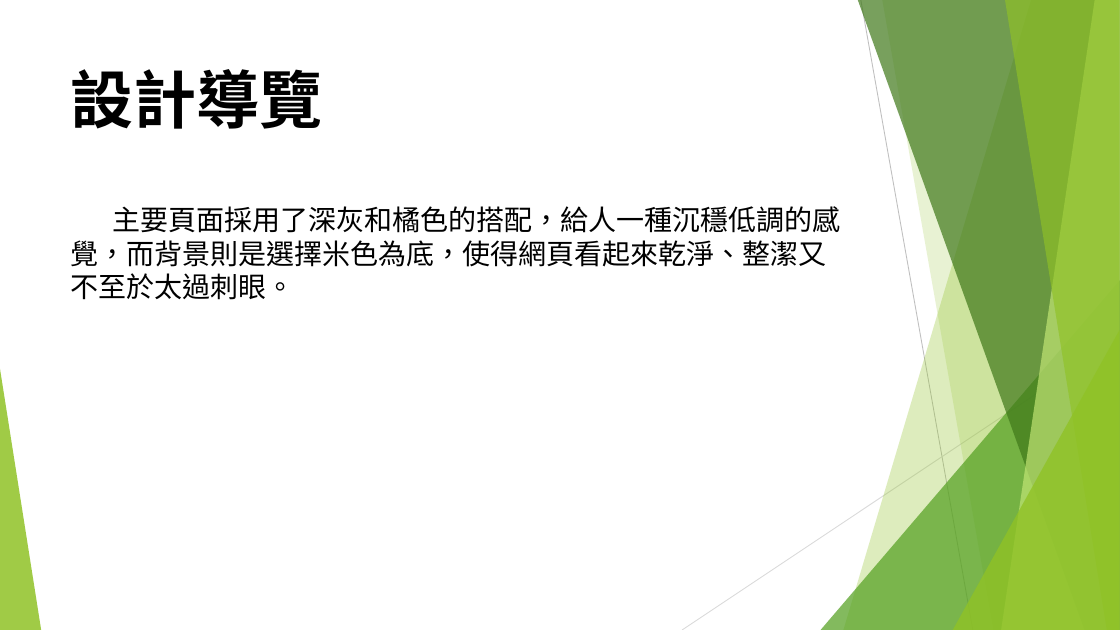
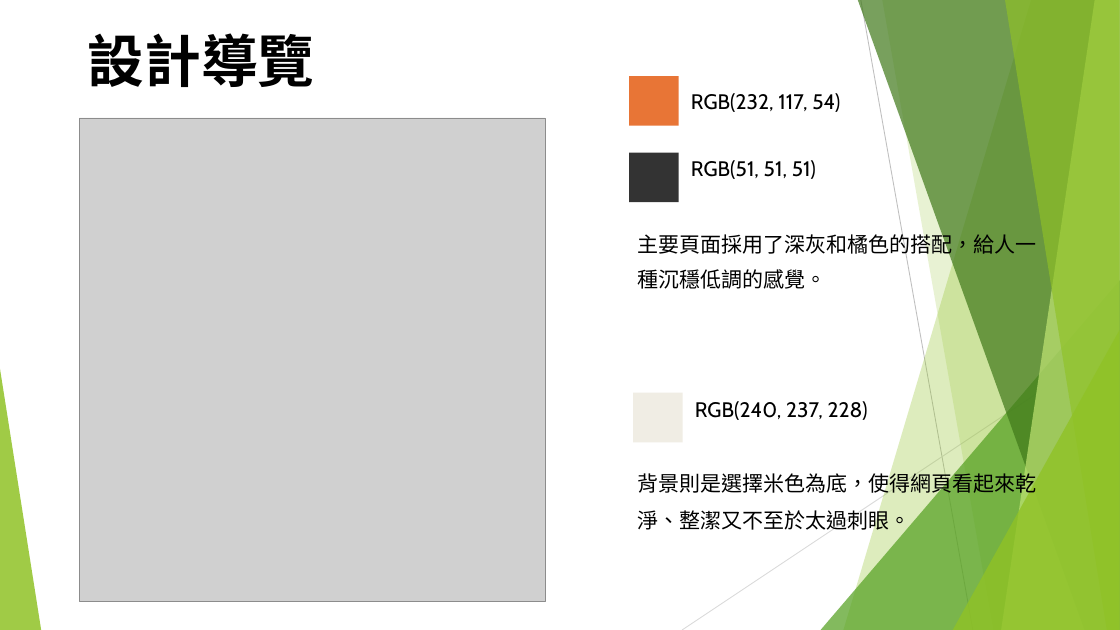
Before and after one commit to johnson0903/F2E-Midterm, a slide deck: slide 10 of midterm-ppt/期中報告.pptx. Drawn at 1120x630 pixels with LibreOffice and Linux fonts; fonts in the diff are those of the drawing; grey boxes stand for pictures. Boxes give left, top, right and bottom in pixels: in the first picture for what was removed or moved away, otherwise in the second. Text is boxed around its words. In the diff, an @@ line names an element or a change of style, - is before the commit and + after.

```diff
--- a/midterm-ppt/期中報告.pptx
+++ b/midterm-ppt/期中報告.pptx
@@ title "設計導覽": place and size @@
-title "設計導覽" at [71,69,323,129]
+title "設計導覽" at [88,33,315,87]
@@ title "設計導覽" at [88,33,315,87]: size 54 to 48.6 pt @@
@@ rectangle added at [629,76,679,126], fill #E87536 @@
@@ picture added at [80,118,546,601] @@
@@ text added at [691,93,840,112], 18 pt, text #000000 @@
+RGB(232, 117, 54)
@@ rectangle added at [629,153,679,202], fill #333333 @@
@@ text added at [691,160,816,179], 18 pt, text #000000 @@
+RGB(51, 51, 51)
@@ text at [638,231,1037,289]: text changed; size 24 to 18 pt @@
-主要頁面採用了深灰和橘色的搭配，給人一種沉穩低調的感覺，而背景則是選擇米色為底，使得網頁看起來乾淨、整潔又不至於太過刺眼。
+主要頁面採用了深灰和橘色的搭配，給人一種沉穩低調的感覺。
@@ rectangle added at [634,393,683,443], fill #F0EDE4 @@
@@ text added at [695,401,868,420], 18 pt, text #000000 @@
+RGB(240, 237, 228)
@@ text added at [637,470,1036,533], 18 pt, text #000000 @@
+背景則是選擇米色為底，使得網頁看起來乾淨、整潔又不至於太過刺眼。
```
Also in this commit, not shown: 6 other slides changed, 40 other files.
